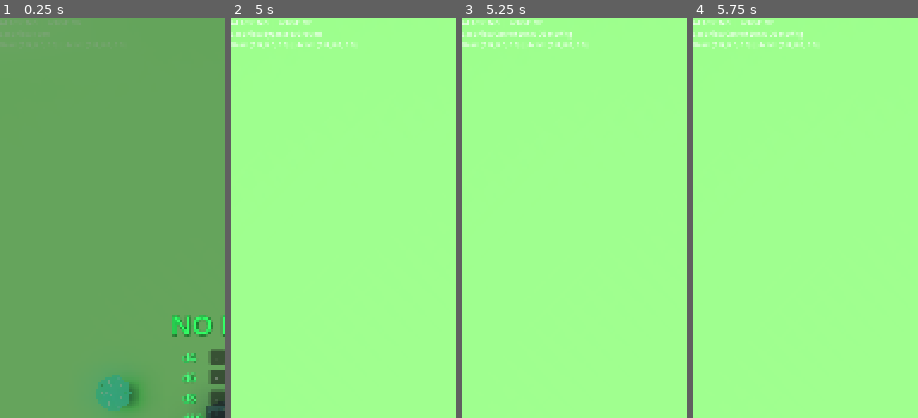
Above: before the commit, frames 1-4 (left to right).
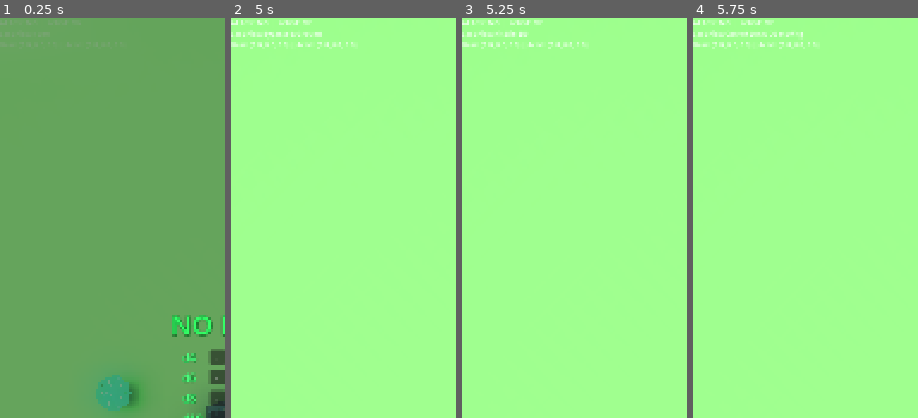
Above: after the commit, the same moments.

Repository: MatthieuLJ/no_dice
Game: Godot game, scene res://die.tscn
Two runs of this game, one before a commit and one after it. Both use one fixed random seed, a clock stepped at 60 frames per second and the inputs below.
Inputs (mouse positions are % of the whole screen's width and height, from its top left):
- Up to frame 1 (0.25 s): no input
- Up to frame 2 (5 s): click "-" at 0.5 s; click "+" at 1.25 s; click "Low 0" at 2 s; click "High 10" at 2.75 s; tap Space at 3.5, 3.77 s; move the mouse to (72, 45) at 3.52 s; hold Right (ui_right) 3.53-4.25 s; tap Enter at 3.6 s; click (72, 45) at 3.67 s; drag from (30, 55) to (45, 70) at 4.27 s
- Up to frame 3 (5.25 s): move the mouse to (60, 28) at 5.02 s; hold Right (ui_right) from 5.03 s (still down); tap R at 5.1 s; click (60, 28) at 5.17 s
- Up to frame 4 (5.75 s): keep holding Right (ui_right)
The pictures show only the part of the screen within x 0-50%, y 0-50%; the shares and areas given below are measured in that part.

Frames 1-2 are identical in both runs. In frame 3, 0.3% of the frame differs, in the area x 15-49%, y 3-6%; in frame 4, nothing differs.

Commit message:
Add 3D ground plane die dragging with locked die collision avoidance

Diff:
--- a/world_physics.gd
+++ b/world_physics.gd
@@ -24,6 +24,11 @@
 var has_left_rest: bool = false
 var halo_material: StandardMaterial3D = null
 var last_pick_debug_info: String = "None"
+
+var dragging_die: RigidBody3D = null
+var drag_start_pos: Vector2 = Vector2.ZERO
+var is_drag_active: bool = false
+var drag_threshold: float = 8.0
 
 @onready var result_screen: CanvasLayer = get_node_or_null("ResultScreen")
 
@@ -66,6 +71,29 @@
 	for d in dice:
 		if is_instance_valid(d):
 			_set_die_user_lock(d, false)
+
+func _slide_die_to_position(die: RigidBody3D, target_3d: Vector3) -> void:
+	var pos_y = maxf(0.05, die.position.y)
+	var clamped_x = clampf(target_3d.x, -0.75, 0.75)
+	var clamped_z = clampf(target_3d.z, -0.75, 0.75)
+	var target_pos = Vector3(clamped_x, pos_y, clamped_z)
+
+	# Ensure dragged die does NOT overlap or pass through locked dice
+	for other in dice:
+		if is_instance_valid(other) and other != die:
+			if bool(other.get_meta("is_user_locked", false)) or other.freeze:
+				var diff = target_pos - other.position
+				diff.y = 0.0
+				var min_dist = 0.11 # minimum spacing between 0.1m die centers
+				if diff.length() < min_dist:
+					if diff.is_zero_approx():
+						diff = Vector3(0.01, 0.0, 0.01)
+					target_pos = other.position + diff.normalized() * min_dist
+					target_pos.y = pos_y
+
+	die.global_position = target_pos
+	die.linear_velocity = Vector3.ZERO
+	die.angular_velocity = Vector3.ZERO
 
 func _ready() -> void:
 	if d6: dice.append(d6)
@@ -367,23 +395,25 @@
 	var is_menu_open = start_menu and start_menu.visible
 	var is_result_open = result_screen and result_screen.visible
 
-	# --- 3D RAYCAST DIE SELECTION (LOCK / UNLOCK TOGGLE) ---
+	# --- 3D RAYCAST DIE SELECTION & GROUND DRAGGING ---
 	if not is_menu_open and not is_result_open:
-		var click_pos = Vector2.ZERO
-		var is_click = false
+
+		# 1. MOUSE / TOUCH PRESS DOWN -> Pick Die
+		var is_press = false
+		var press_pos = Vector2.ZERO
 
 		if event is InputEventMouseButton and event.pressed and event.button_index == MOUSE_BUTTON_LEFT:
-			click_pos = event.position
-			is_click = true
+			press_pos = event.position
+			is_press = true
 		elif event is InputEventScreenTouch and event.pressed:
-			click_pos = event.position
-			is_click = true
-
-		if is_click:
+			press_pos = event.position
+			is_press = true
+
+		if is_press:
 			var camera = get_viewport().get_camera_3d()
 			if camera:
-				var from = camera.project_ray_origin(click_pos)
-				var to = from + camera.project_ray_normal(click_pos) * 100.0
+				var from = camera.project_ray_origin(press_pos)
+				var to = from + camera.project_ray_normal(press_pos) * 100.0
 				var space_state = get_world_3d().direct_space_state
 				var query = PhysicsRayQueryParameters3D.create(from, to)
 
@@ -403,18 +433,68 @@
 						hit_info_str = "Hit Die: %s" % collider.name
 						break
 					else:
-						# Exclude non-die static/area colliders (like Enclosure/Ground or Roof) and continue raycasting
 						if "rid" in result:
 							exclude_list.append(result["rid"] as RID)
 						hit_info_str = "Bypassed: %s" % collider.name
 
-				print("[DICE LOCK DEBUG] Tap at %s -> %s" % [click_pos, hit_info_str])
 				last_pick_debug_info = hit_info_str
 
 				if hit_die:
-					_toggle_die_user_lock(hit_die)
+					dragging_die = hit_die
+					drag_start_pos = press_pos
+					is_drag_active = false
 					get_viewport().set_input_as_handled()
 					return
+
+		# 2. MOUSE MOTION / SCREEN DRAG -> Slide Die across floor
+		if dragging_die and is_instance_valid(dragging_die):
+			var motion_pos = Vector2.ZERO
+			var has_motion = false
+
+			if event is InputEventMouseMotion:
+				motion_pos = event.position
+				has_motion = true
+			elif event is InputEventScreenDrag:
+				motion_pos = event.position
+				has_motion = true
+
+			if has_motion:
+				if not is_drag_active and (motion_pos - drag_start_pos).length() >= drag_threshold:
+					is_drag_active = true
+
+				if is_drag_active:
+					var camera = get_viewport().get_camera_3d()
+					if camera:
+						var ray_origin = camera.project_ray_origin(motion_pos)
+						var ray_dir = camera.project_ray_normal(motion_pos)
+						if absf(ray_dir.y) > 0.0001:
+							var ground_y = maxf(0.05, dragging_die.position.y)
+							var t = (ground_y - ray_origin.y) / ray_dir.y
+							var target_pos = ray_origin + ray_dir * t
+							_slide_die_to_position(dragging_die, target_pos)
+							last_pick_debug_info = "Dragging %s" % dragging_die.name
+							get_viewport().set_input_as_handled()
+							return
+
+		# 3. MOUSE / TOUCH RELEASE -> Finish Drag or Quick Tap Toggle
+		var is_release = false
+		if event is InputEventMouseButton and not event.pressed and event.button_index == MOUSE_BUTTON_LEFT:
+			is_release = true
+		elif event is InputEventScreenTouch and not event.pressed:
+			is_release = true
+
+		if is_release and dragging_die and is_instance_valid(dragging_die):
+			if not is_drag_active:
+				_toggle_die_user_lock(dragging_die)
+			else:
+				if not bool(dragging_die.get_meta("is_user_locked", false)):
+					dragging_die.linear_velocity = Vector3.ZERO
+					dragging_die.angular_velocity = Vector3.ZERO
+
+			dragging_die = null
+			is_drag_active = false
+			get_viewport().set_input_as_handled()
+			return
 
 	if event is InputEventKey and event.pressed and not event.echo:
 
